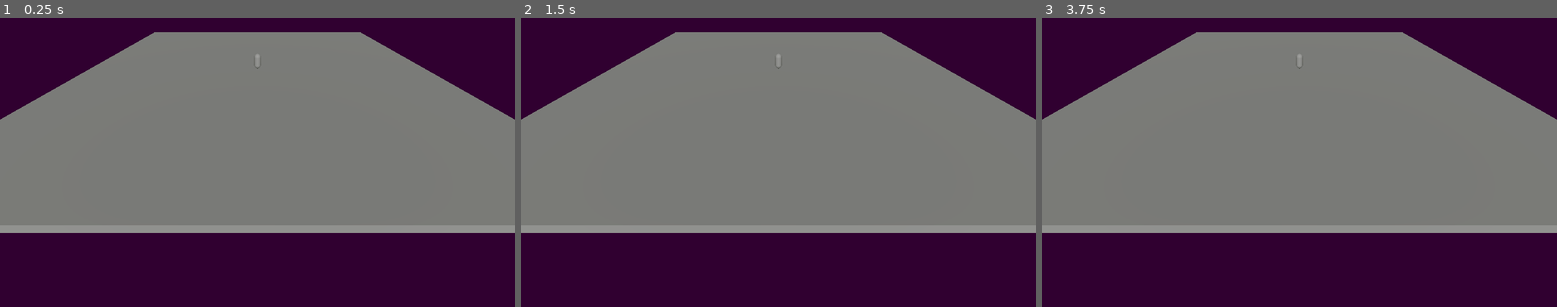
Above: before the commit, frames 1-3 (left to right).
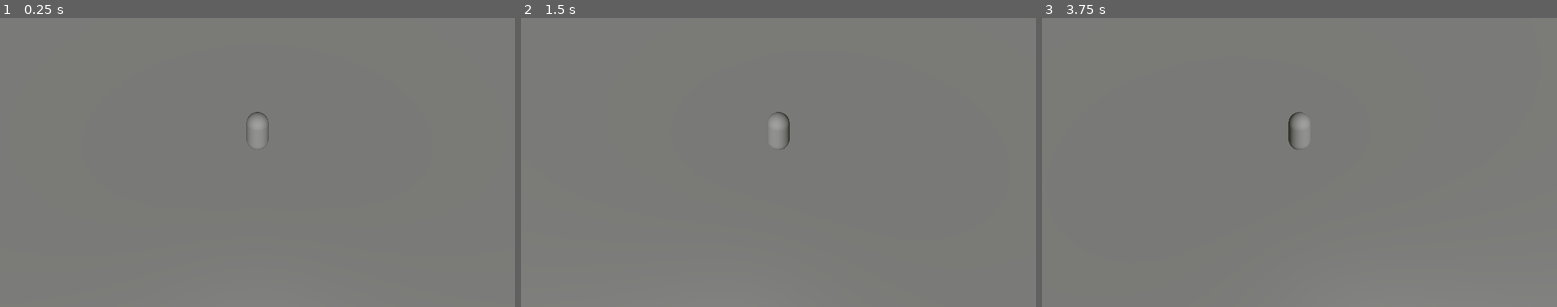
Above: after the commit, the same moments.

Repository: FellowshipOfTheGame/Hotel-Ponte-Negra
Game: Godot game, scene res://scenes/base.tscn
Two runs of this game, one before a commit and one after it. Both use one fixed random seed, a clock stepped at 60 frames per second and the inputs below.
Inputs (mouse positions are in pixels of both pictures, inside the frame that each line leads up to):
- Up to frame 1 (0.25 s): no input
- Up to frame 2 (1.5 s): tap Enter at 0.5 s; move the mouse to (891, 148) at 0.52 s; tap Space at 1.25 s; move the mouse to (675, 176) at 1.27 s
- Up to frame 3 (3.75 s): tap Enter at 2, 3.5 s; move the mouse to (1351, 98) at 2.02 s; tap Space at 2.75 s; move the mouse to (1273, 220) at 2.77 s; move the mouse to (1454, 205) at 3.52 s

The runs differ from the first frame. In frame 1, 40% of the frame differs, in the area x 0-100%, y 0-100%; in frame 2, 40%; in frame 3, 40%.

Commit message:
Criei o sistema de camera isométrica, ainda precisa de alguns testes

Diff:
--- a/project.godot
+++ b/project.godot
@@ -12,5 +12,5 @@
 
 config/name="Hotel Ponte Negra"
 run/main_scene="uid://bbwpri8lubdq6"
-config/features=PackedStringArray("4.4", "Forward Plus")
+config/features=PackedStringArray("4.5", "Forward Plus")
 config/icon="res://icon.svg"
--- a/scenes/characters/player/player.tscn
+++ b/scenes/characters/player/player.tscn
@@ -1,10 +1,21 @@
-[gd_scene load_steps=3 format=3 uid="uid://csmmjcndfe1ns"]
+[gd_scene load_steps=4 format=3 uid="uid://csmmjcndfe1ns"]
+
+[ext_resource type="Script" uid="uid://c1ivo2guoa08g" path="res://scripts/cameraController.gd" id="1_7uws0"]
 
 [sub_resource type="CapsuleShape3D" id="CapsuleShape3D_bcx1r"]
 
 [sub_resource type="CapsuleMesh" id="CapsuleMesh_7uws0"]
 
 [node name="Node3D" type="CharacterBody3D"]
+
+[node name="CameraPivot" type="Node3D" parent="."]
+script = ExtResource("1_7uws0")
+
+[node name="Camera3D" type="Camera3D" parent="CameraPivot"]
+transform = Transform3D(1, 0, 0, 0, 0.7071068, 0.7071068, 0, -0.7071068, 0.7071068, 0, 6, 7)
+projection = 1
+size = 13.0
+far = 2747.22
 
 [node name="CollisionShape3D" type="CollisionShape3D" parent="."]
 transform = Transform3D(1, 0, 0, 0, 1, 0, 0, 0, 1, 0, 1, 0)
--- /dev/null
+++ b/scripts/cameraController.gd
@@ -0,0 +1,10 @@
+extends Node3D
+
+@export var sensibilidade_mouse: float = 0.1
+
+func _ready():
+	Input.set_mouse_mode(Input.MOUSE_MODE_CAPTURED)
+
+func _unhandled_input(event: InputEvent):
+	if event is InputEventMouseMotion:
+		rotation_degrees.y -= event.relative.x * sensibilidade_mouse
Not shown, changed: icon.svg.import
Not shown, added: scripts/cameraController.gd.uid
